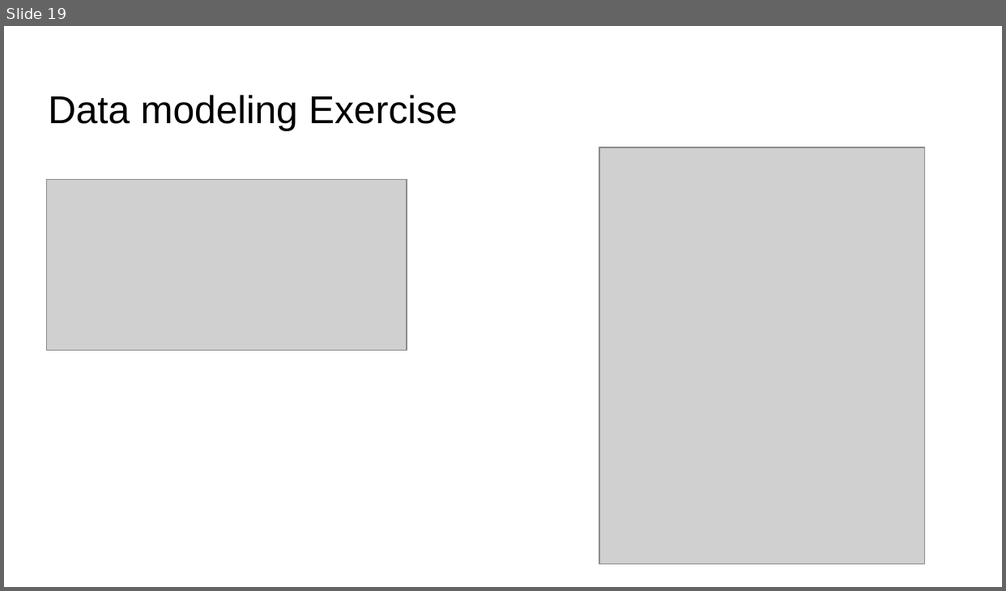
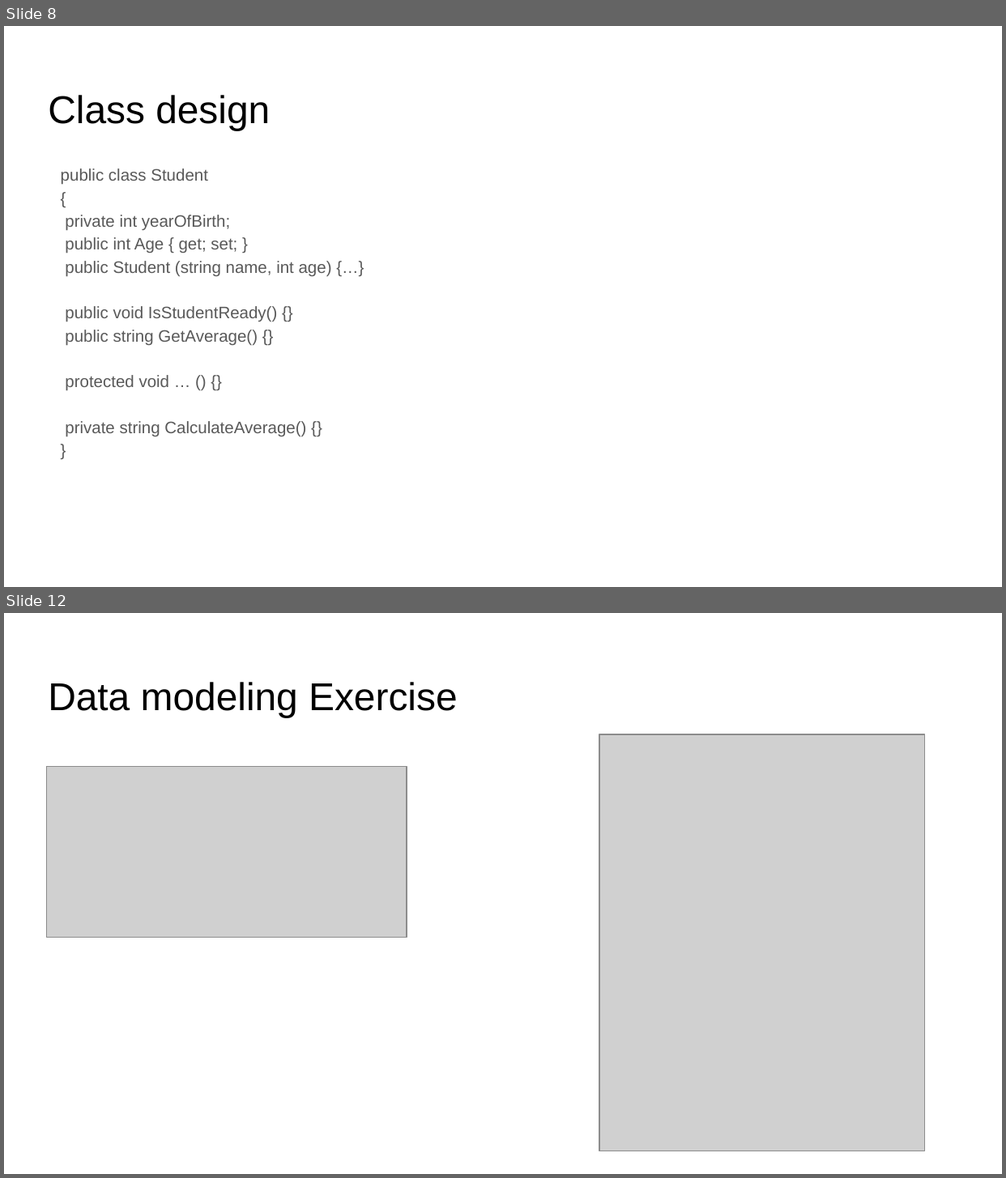
Before and after one commit to coroveiandrei/UTCNSoftwareDesignLab, a slide deck: lab2/Slides.pptx. Shown one above the other, each under a label of ours: slide 19 before the commit, slides 8 and 12 after it; the slides between them are not shown. The pictures are 1006x591 and 1006x1178 pixels, drawn with LibreOffice and Linux fonts; fonts in the diff are those of the drawing; grey boxes stand for pictures. Boxes give left, top, right and bottom in pixels: in the first picture for what was removed or moved away, otherwise in the second. Text is boxed around its words. In the diff, an @@ line names an element or a change of style, - is before the commit and + after.

```diff
--- a/lab2/Slides.pptx
+++ b/lab2/Slides.pptx
@@ slide 8 added at (4,26,1002,587), background #FFFFFF @@
@@ title added at (48,95,270,130), 28 pt, text #000000 @@
+Class design
@@ text added at (61,169,332,437), 12 pt, text #595959 @@
+public class Student
+{
+private int yearOfBirth;
+public int Age { get; set; }
+public Student (string name, int age) {…}
+public void IsStudentReady() {}
+public string GetAverage() {}
+protected void … () {}
+private string CalculateAverage() {}
+}
@@ what was slide 19 is now slide 12 @@
```
Also in this commit, not shown: 3 slides changed, 7 other slides added, 15 slides removed.
